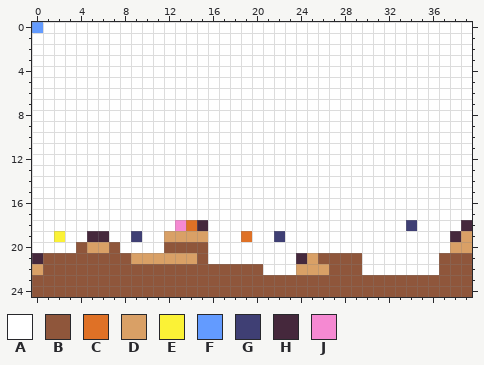
Edited in one commit: pixel-art sprite (src/res/fases/level2.png). Above: the version before the commit.
The file is 40x25 pixels.
Palette (. is transparent): A #ffffff  B #8f563b  C #df7126  D #d9a066  E #fbf236  F #639bff  G #3f3f74  H #45283c  J #f589d2
New version:
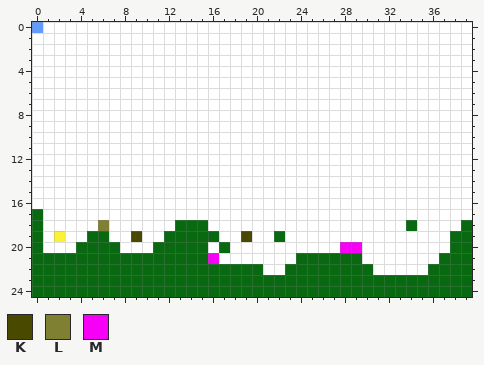
Colours new in this view: K #494900  L #808033  M #f600f6
The exact change:
@@ palette @@
-B #8f563b
+B #086910
@@ x 0..39 @@
 16 AAAAAAAAAAAAAAAAAAAAAAAAAAAAAAAAAAAAAAAA
-17 AAAAAAAAAAAAAAAAAAAAAAAAAAAAAAAAAAAAAAAA
-18 AAAAAAAAAAAAAJCHAAAAAAAAAAAAAAAAAAGAAAAH
-19 AAEAAHHAAGAADDDDAAACAAGAAAAAAAAAAAAAAAHD
-20 AAAABDDBAAAABBBBAAAAAAAAAAAAAAAAAAAAAADD
-21 HBBBBBBBBDDDDDDBAAAAAAAAHDBBBBAAAAAAABBB
-22 DBBBBBBBBBBBBBBBBBBBBAAADDDBBBAAAAAAABBB
+17 BAAAAAAAAAAAAAAAAAAAAAAAAAAAAAAAAAAAAAAA
+18 BAAAAALAAAAAABBBAAAAAAAAAAAAAAAAAABAAAAB
+19 BAEAABBAAKAABBBBBAAKAABAAAAAAAAAAAAAAABB
+20 BAAABBBBAAABBBBBABAAAAAAAAAAMMAAAAAAAABB
+21 BBBBBBBBBBBBBBBBMAAAAAAABBBBBBAAAAAAABBB
+22 BBBBBBBBBBBBBBBBBBBBBAABBBBBBBBAAAAABBBB
 23 BBBBBBBBBBBBBBBBBBBBBBBBBBBBBBBBBBBBBBBB
